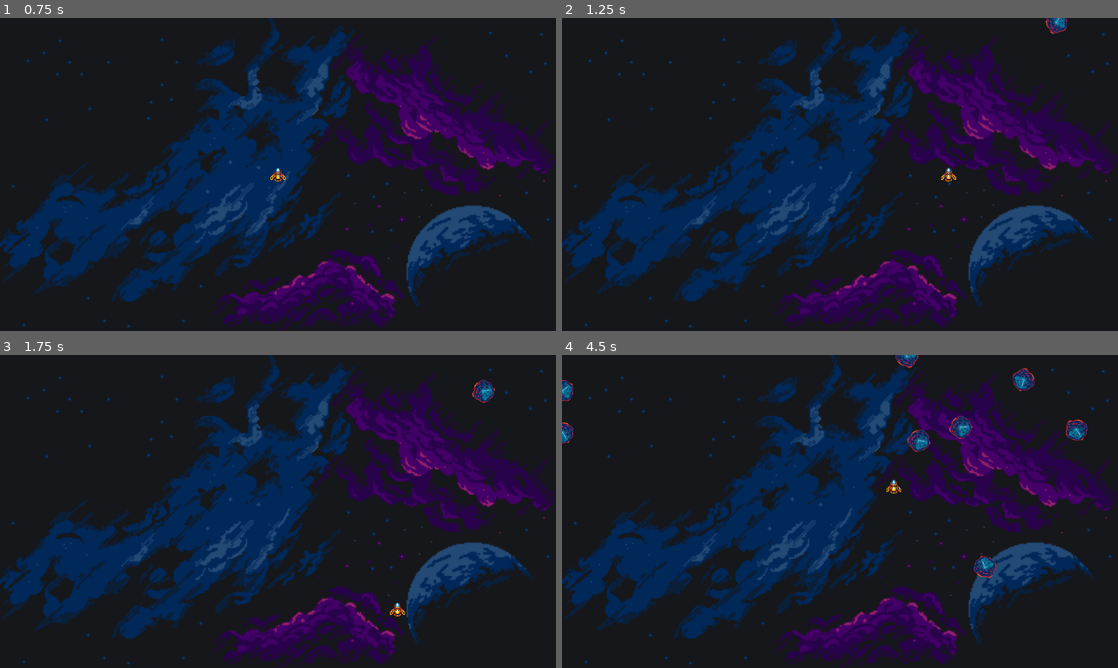
Above: before the commit, frames 1-4 (two rows, left to right).
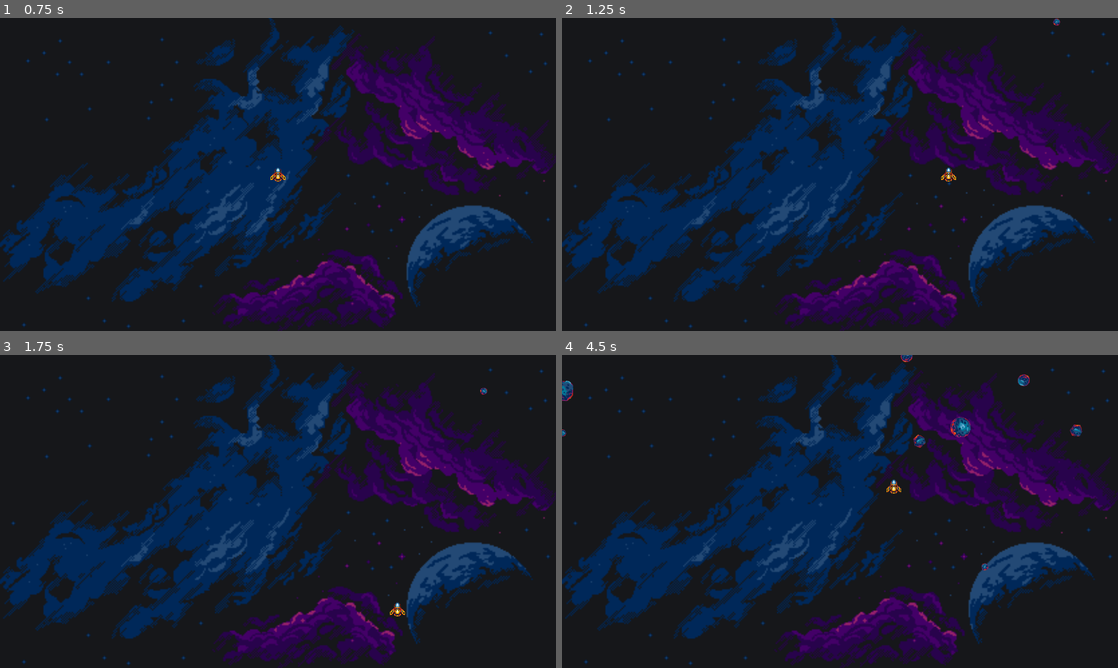
Above: after the commit, the same moments.

Repository: arantebw/reoasteroids
Game: Godot game, scene res://scenes/level.tscn
The game is run twice, just before and just after one commit, with the same random seed, the same clock (stepped at 60 frames per second) and the same inputs.
Inputs:
- Up to frame 1 (0.75 s): tap Enter at 0.5 s; hold Right (right) from 0.53 s (still down)
- Up to frame 2 (1.25 s): keep holding Right (right)
- Up to frame 3 (1.75 s): release Right (right) at 1.28 s; hold Down (down) from 1.28 s (still down)
- Up to frame 4 (4.5 s): release Down (down) at 2.03 s; hold Right (right) 2.03-2.78 s; hold Up (up) 2.78-3.53 s; hold Left (left) from 3.53 s (still down)

Frame 1 is identical in both runs. In frame 2, 0.2% of the frame differs, in the area x 87-91%, y 0-6%; in frame 3, 0.2%; in frame 4, 1.3%, in the area x 0-95%, y 0-72%.

Commit message:
feat(lecture-4): ✨ add random texture of meteor spawns

Diff:
--- a/scenes/meteor.gd
+++ b/scenes/meteor.gd
@@ -18,6 +18,9 @@
 	direction_x = rng.randf_range(-1, 1)
 	rotation_speed = rng.randi_range(40, 100)
 
+	var path: String = "res://sprites/asteroids/" + str(rng.randi_range(1, 9)) + ".png"
+	$MeteorImage.texture = load(path)
+
 
 func _process(delta: float) -> void:
 	# enable meteors to enter the viewport
--- a/scenes/meteor.tscn
+++ b/scenes/meteor.tscn
@@ -1,6 +1,5 @@
-[gd_scene load_steps=4 format=3 uid="uid://u4kuhdbrd30b"]
+[gd_scene load_steps=3 format=3 uid="uid://u4kuhdbrd30b"]
 
-[ext_resource type="Texture2D" uid="uid://bbx8ravhtys1k" path="res://sprites/asteroids/big-a.png" id="1_eipxv"]
 [ext_resource type="Script" path="res://scenes/meteor.gd" id="1_q17qp"]
 
 [sub_resource type="CircleShape2D" id="CircleShape2D_nh1e6"]
@@ -10,7 +9,6 @@
 script = ExtResource("1_q17qp")
 
 [node name="MeteorImage" type="Sprite2D" parent="."]
-texture = ExtResource("1_eipxv")
 
 [node name="CollisionShape2D" type="CollisionShape2D" parent="."]
 shape = SubResource("CircleShape2D_nh1e6")
Renamed: sprites/asteroids/big-a.png -> sprites/asteroids/1.png
Not shown, changed: sprites/asteroids/1.png.import
Renamed: sprites/asteroids/big-b.png -> sprites/asteroids/2.png
Not shown, changed: sprites/asteroids/2.png.import
Renamed: sprites/asteroids/big-c.png -> sprites/asteroids/3.png
Not shown, changed: sprites/asteroids/3.png.import
Renamed: sprites/asteroids/med-a.png -> sprites/asteroids/4.png
Not shown, changed: sprites/asteroids/4.png.import
Renamed: sprites/asteroids/med-b.png -> sprites/asteroids/5.png
Not shown, changed: sprites/asteroids/5.png.import
Renamed: sprites/asteroids/med-c.png -> sprites/asteroids/6.png
Not shown, changed: sprites/asteroids/6.png.import
(and 6 more such lines)
